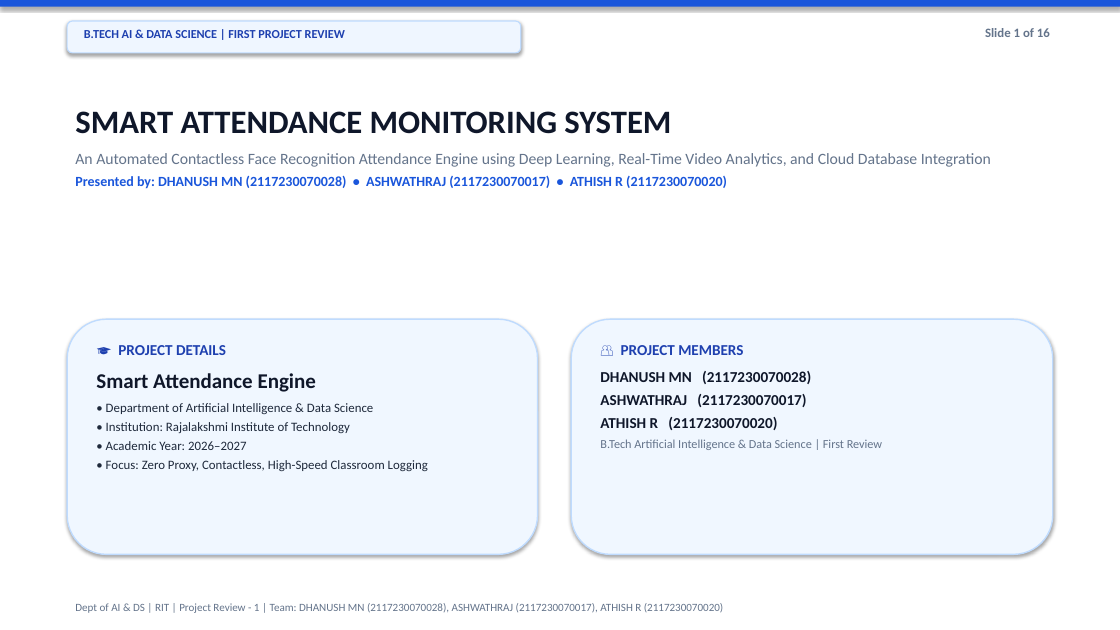
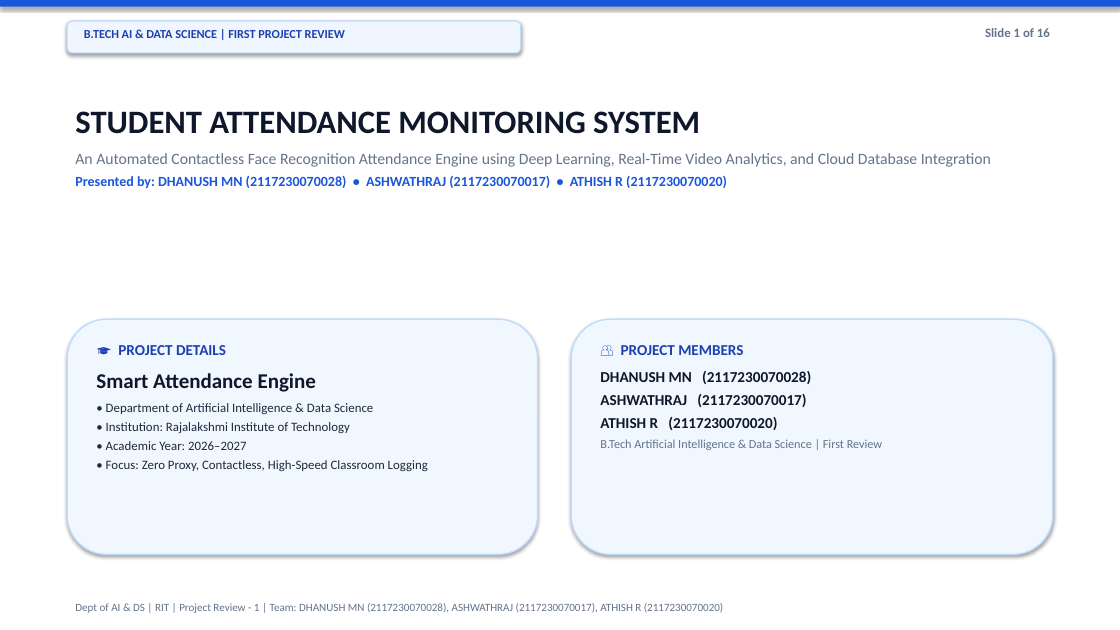
Before and after one commit to deva-2006/govtAutofill, a slide deck: slide 1 of SMART_ATTENDANCE_MONITORING.pptx. Drawn at 1120x630 pixels with LibreOffice and Linux fonts; fonts in the diff are those of the drawing. Boxes give left, top, right and bottom in pixels: in the first picture for what was removed or moved away, otherwise in the second. Text is boxed around its words. In the diff, an @@ line names an element or a change of style, - is before the commit and + after.

Commit message:
Update project title to STUDENTS ATTENDANCE MONITORING SYSTEM across presentations and base papers

```diff
--- a/SMART_ATTENDANCE_MONITORING.pptx
+++ b/SMART_ATTENDANCE_MONITORING.pptx
@@ text at (x1=75, y1=111, x2=700, y2=134): text changed @@
-SMART ATTENDANCE MONITORING SYSTEM
+STUDENT ATTENDANCE MONITORING SYSTEM
```
Also in this commit, not shown: 7 other files.
